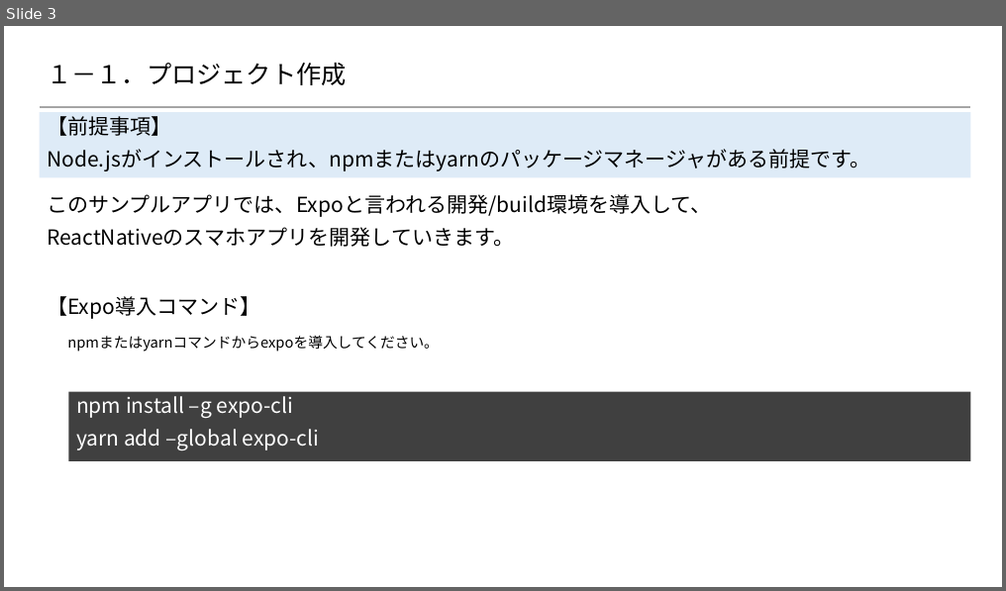
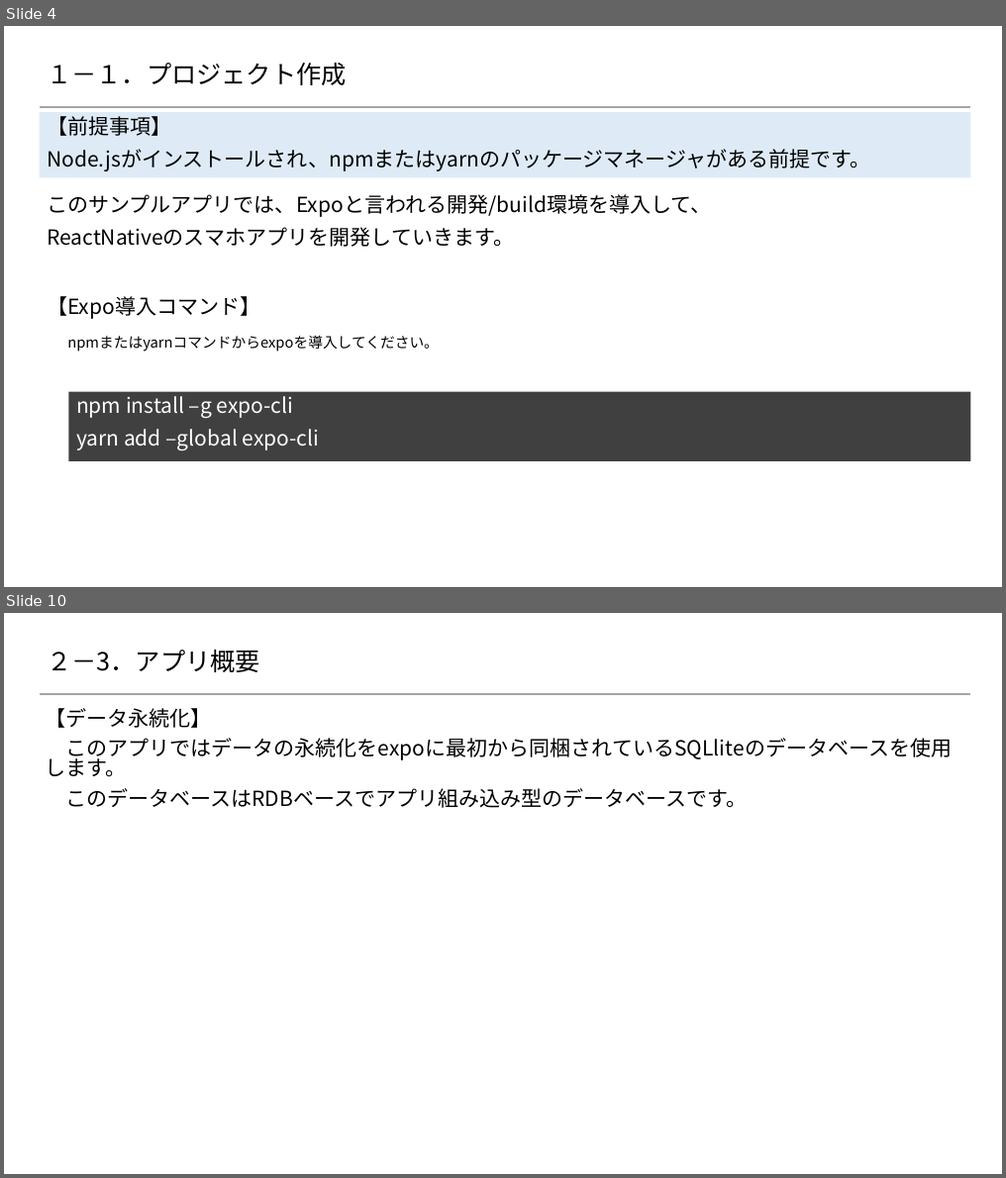
Before and after one commit to 2018SYSTEMI34/diary, a slide deck: doc/02_SlideShare/01.ネタ/4_スマホアプリ開発/dairy.pptx. Shown one above the other, each under a label of ours: slide 3 before the commit, slides 4 and 10 after it; the slides between them are not shown. The pictures are 1006x591 and 1006x1178 pixels, drawn with LibreOffice and Linux fonts; fonts in the diff are those of the drawing; background and template pictures are left out. Boxes give left, top, right and bottom in pixels: in the first picture for what was removed or moved away, otherwise in the second. Text is boxed around its words. In the diff, an @@ line names an element or a change of style, - is before the commit and + after.

```diff
--- a/doc/02_SlideShare/01.ネタ/4_スマホアプリ開発/dairy.pptx
+++ b/doc/02_SlideShare/01.ネタ/4_スマホアプリ開発/dairy.pptx
@@ slide 10 added at bbox=[4, 613, 1002, 1174], background #FFFFFF; not listed: 1 template element that a slide beside it also shows @@
@@ title added at bbox=[47, 649, 260, 672], 24 pt, text #000000 @@
+２－3．アプリ概要
@@ text added at bbox=[45, 708, 951, 808], 20 pt, text #000000 @@
+【データ永続化】
+このアプリではデータの永続化をexpoに最初から同梱されているSQLliteのデータベースを使用します。
+このデータベースはRDBベースでアプリ組み込み型のデータベースです。
@@ what was slide 3 is now slide 4 @@
```
Also in this commit, not shown: 4 slides changed, 3 other slides added.
